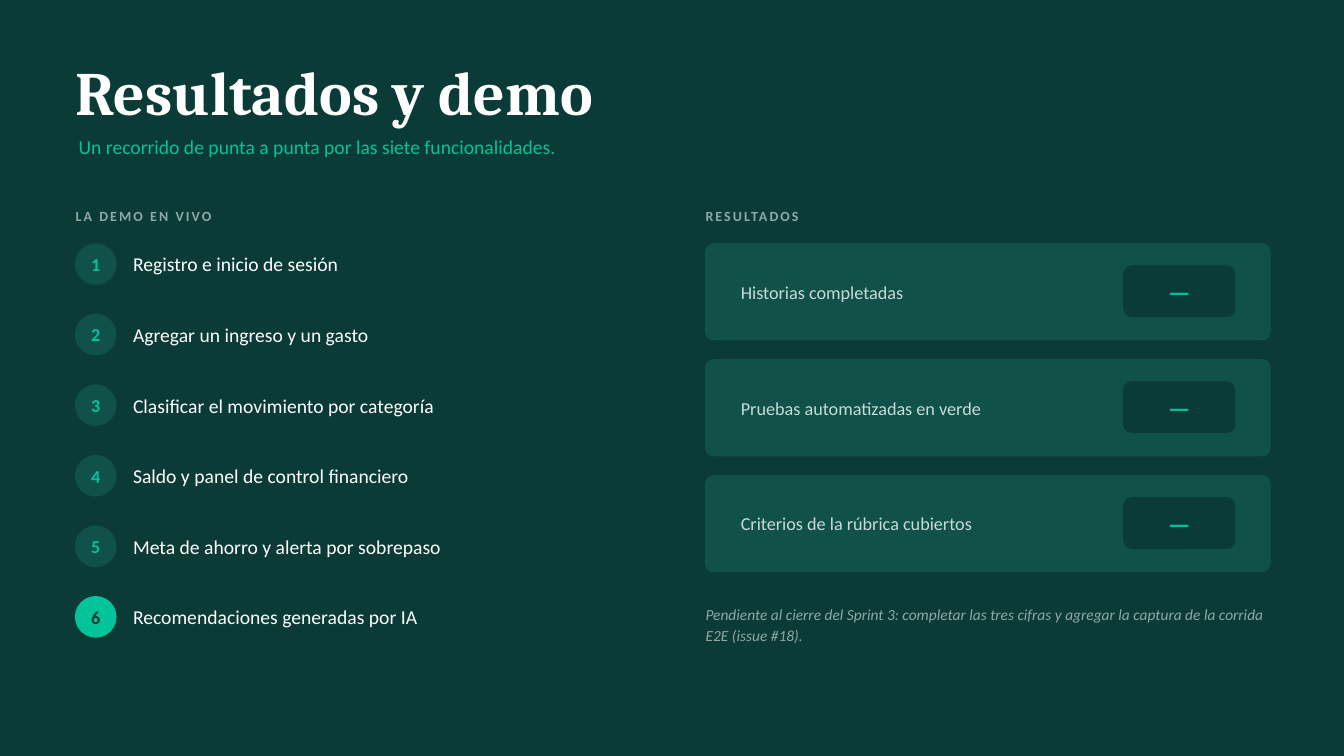
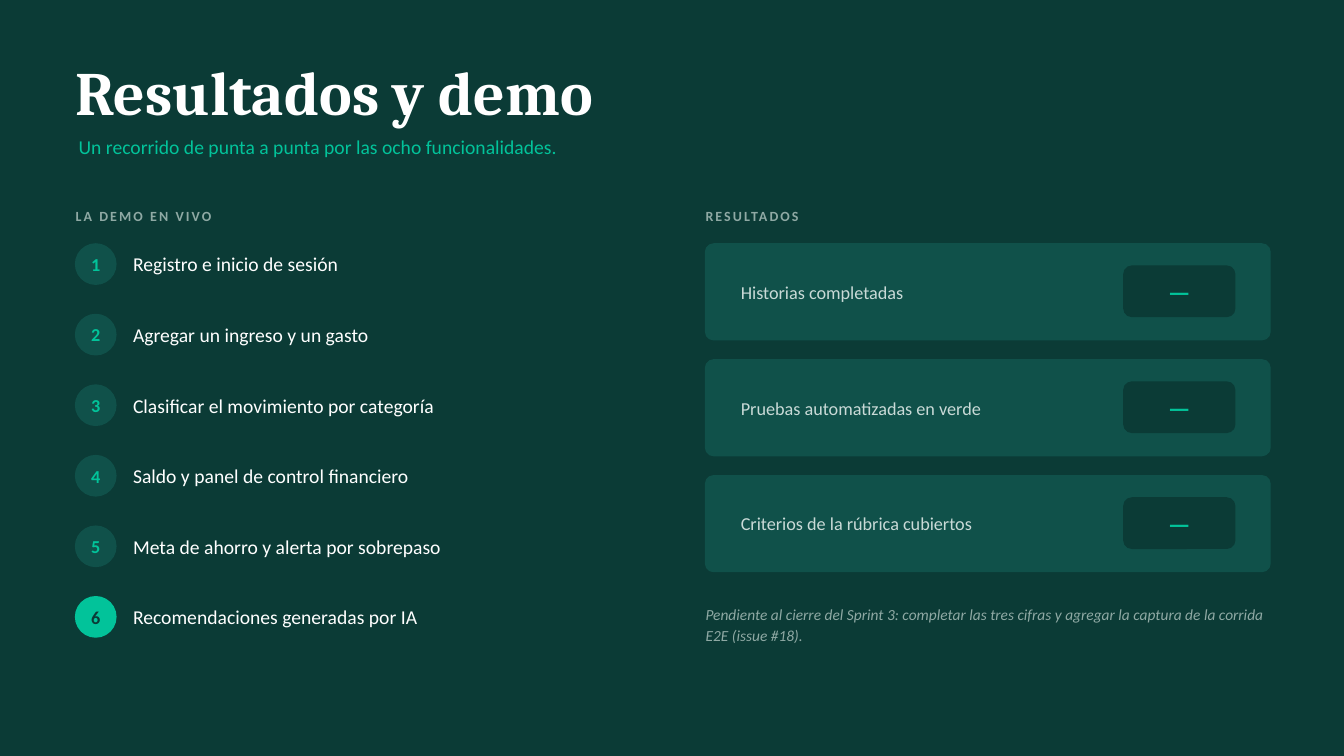
Before and after one commit to PipeDevGit/budgetwise, a slide deck: slide 5 of docs/filminas/BudgetWise-5-filminas.pptx. Drawn at 1344x756 pixels with LibreOffice and Linux fonts; fonts in the diff are those of the drawing. Boxes give left, top, right and bottom in pixels: in the first picture for what was removed or moved away, otherwise in the second. Text is boxed around its words. In the diff, an @@ line names an element or a change of style, - is before the commit and + after.

```diff
--- a/docs/filminas/BudgetWise-5-filminas.pptx
+++ b/docs/filminas/BudgetWise-5-filminas.pptx
@@ text at bbox=[79, 140, 557, 157]: text changed @@
-Un recorrido de punta a punta por las siete funcionalidades.
+Un recorrido de punta a punta por las ocho funcionalidades.
```
Also in this commit, not shown: 1 other slide changed.
